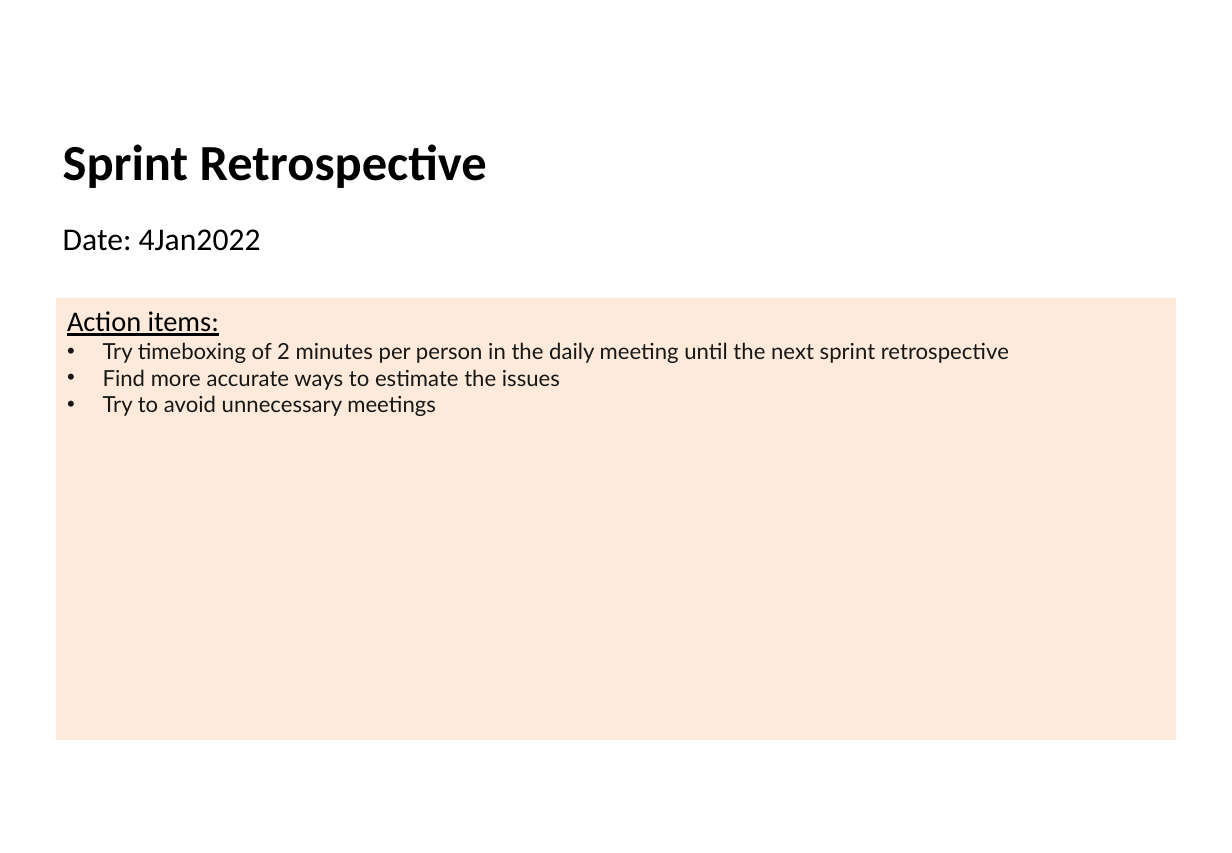
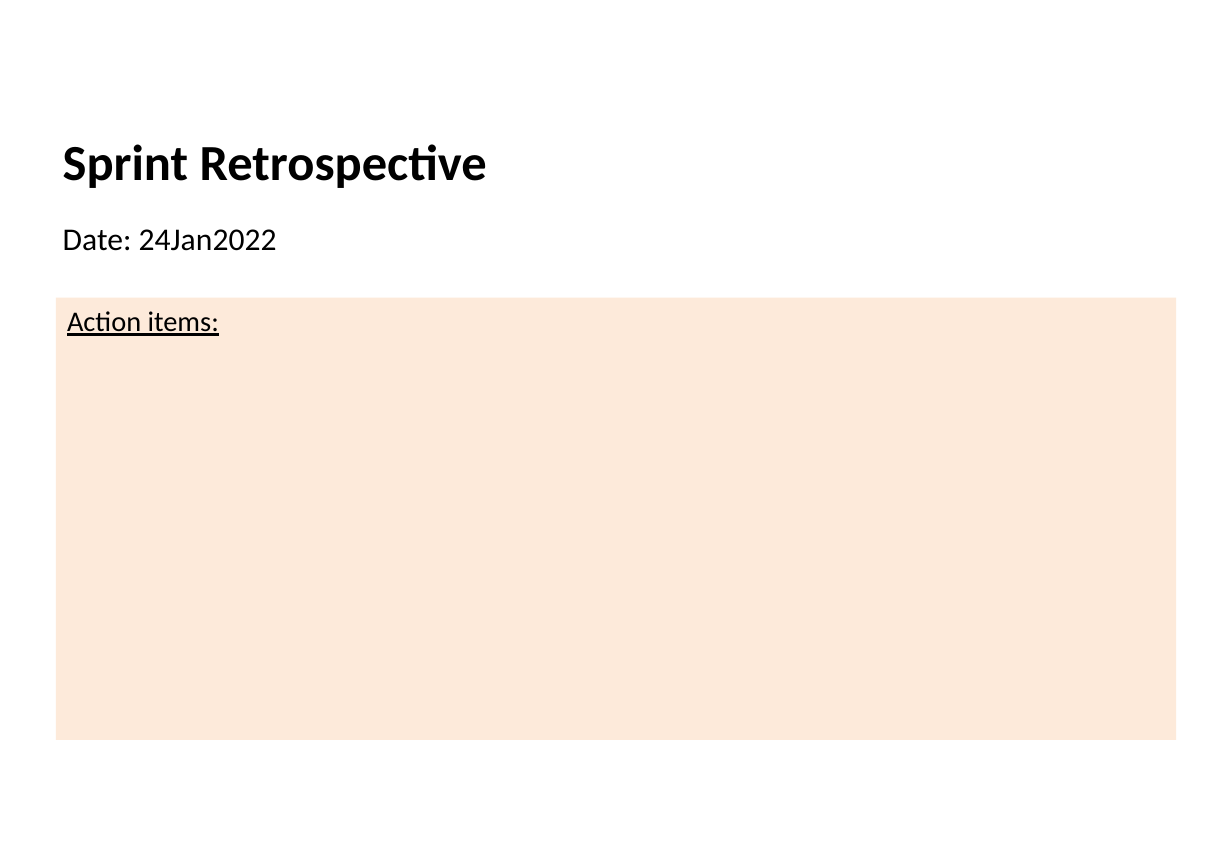
Before and after one commit to Diogosadias/LEI_PI_SEM3, a slide deck: slide 11 of docs/Sprint4/LAPR3 - Sprint 4 Status Report.pptx. Drawn at 1232x853 pixels with LibreOffice and Linux fonts; fonts in the diff are those of the drawing; background and template pictures are left out. Boxes give left, top, right and bottom in pixels: in the first picture for what was removed or moved away, otherwise in the second. Text is boxed around its words. In the diff, an @@ line names an element or a change of style, - is before the commit and + after.

```diff
--- a/docs/Sprint4/LAPR3 - Sprint 4 Status Report.pptx
+++ b/docs/Sprint4/LAPR3 - Sprint 4 Status Report.pptx
@@ text at bbox=[63, 229, 277, 251]: text changed @@
-Date: 4Jan2022
+Date: 24Jan2022
@@ text in rectangle at bbox=[103, 342, 1009, 416]: paragraphs removed @@
-• Try timeboxing of 2 minutes per person in the daily meeting until the next sprint retrospective
-• Find more accurate ways to estimate the issues
-• Try to avoid unnecessary meetings
```
Also in this commit, not shown: 10 other slides changed, 3 other files.
